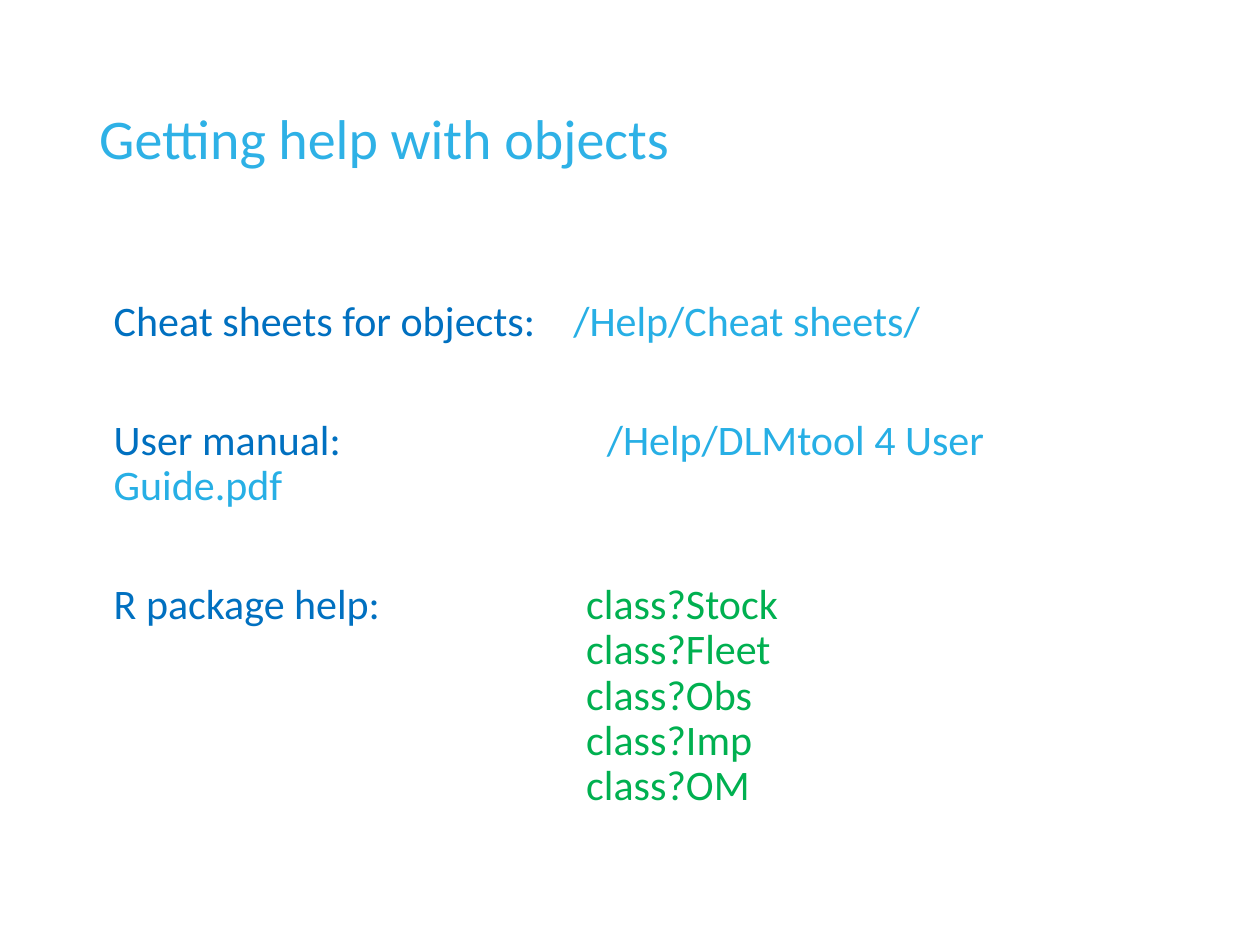
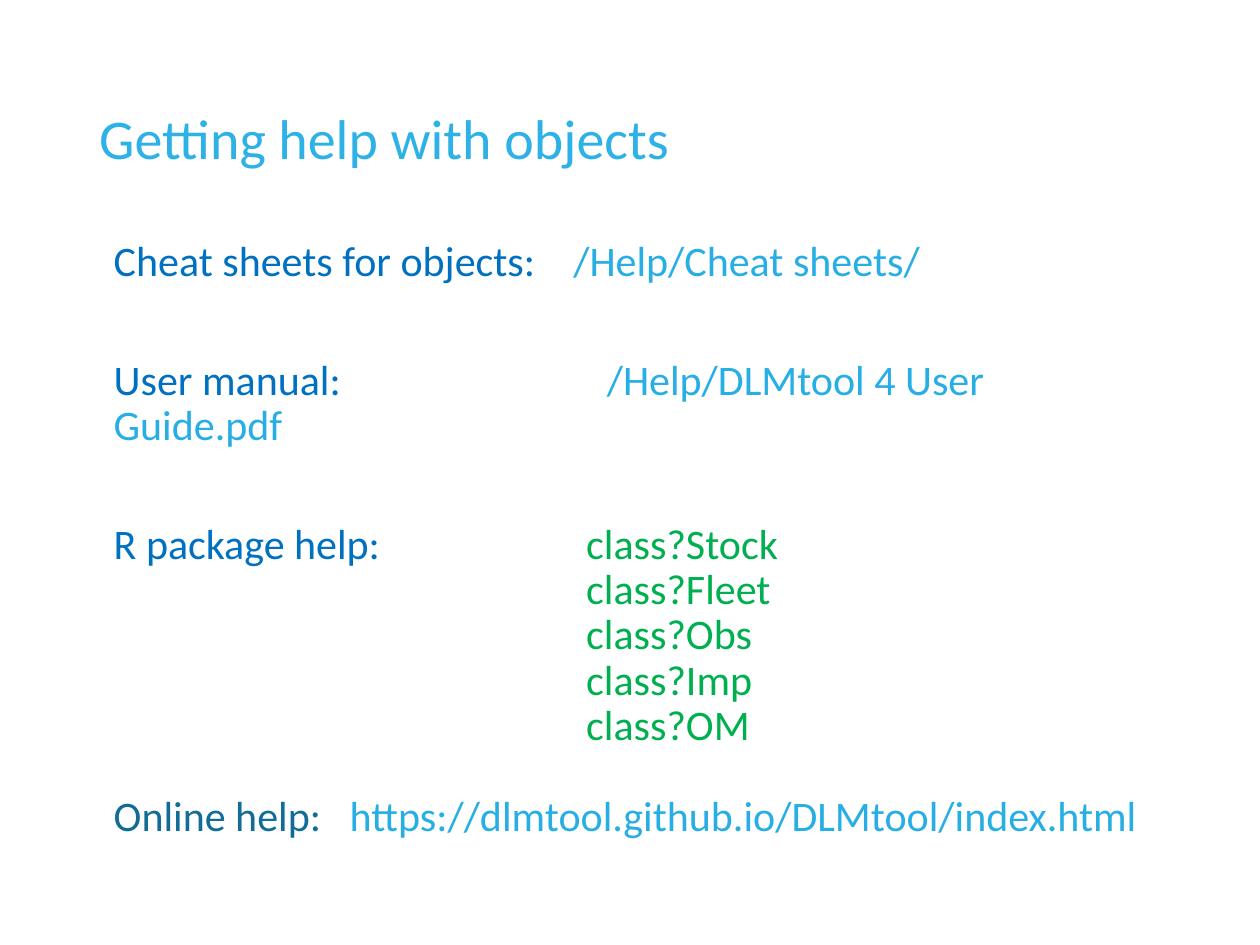
Before and after one commit to DLMtool/DLMDev, a slide deck: slide 9 of Disused code/Misc/Lectures/3 Customizing DLMtool/L3a Modifying operating models.pptx. Drawn at 1260x945 pixels with LibreOffice and Linux fonts; fonts in the diff are those of the drawing; background and template pictures are left out. Boxes give left, top, right and bottom in pixels: in the first picture for what was removed or moved away, otherwise in the second. Text is boxed around its words. In the diff, an @@ line names an element or a change of style, - is before the commit and + after.

```diff
--- a/Disused code/Misc/Lectures/3 Customizing DLMtool/L3a Modifying operating models.pptx
+++ b/Disused code/Misc/Lectures/3 Customizing DLMtool/L3a Modifying operating models.pptx
@@ text "Cheat sheets for objects: /Help/Cheat ...": place and size @@
-text "Cheat sheets for objects: /Help/Cheat ..." at box(114, 306, 984, 801)
+text "Cheat sheets for objects: /Help/Cheat ..." at box(114, 246, 1137, 839)
@@ text at box(114, 801, 1137, 839): paragraph added @@
+Online help: https://dlmtool.github.io/DLMtool/index.html
```
Also in this commit, not shown: 6 other files.
